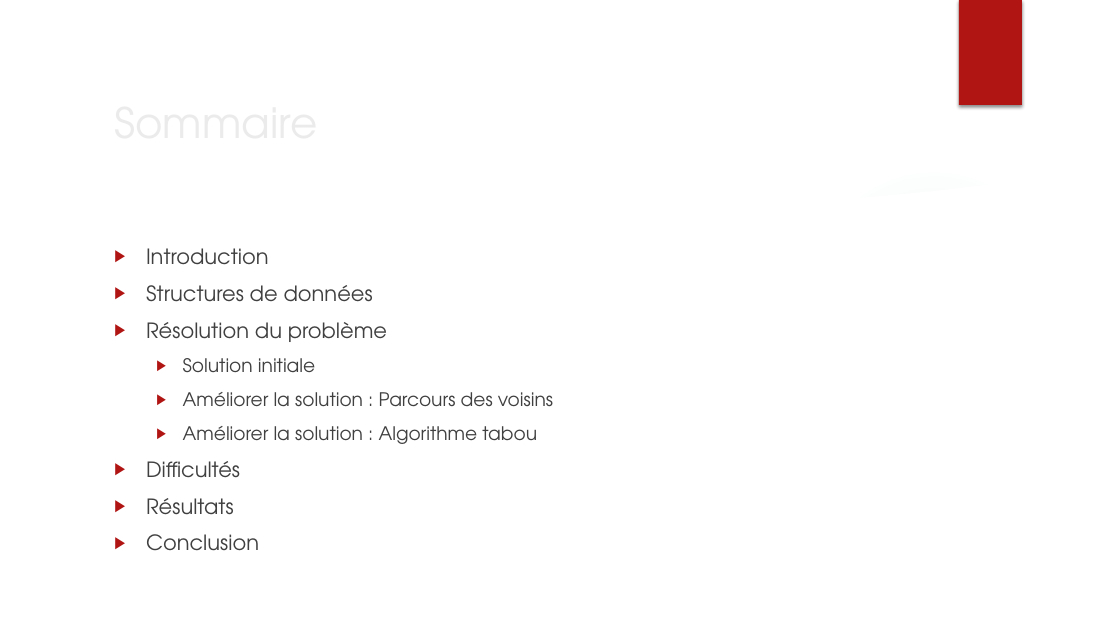
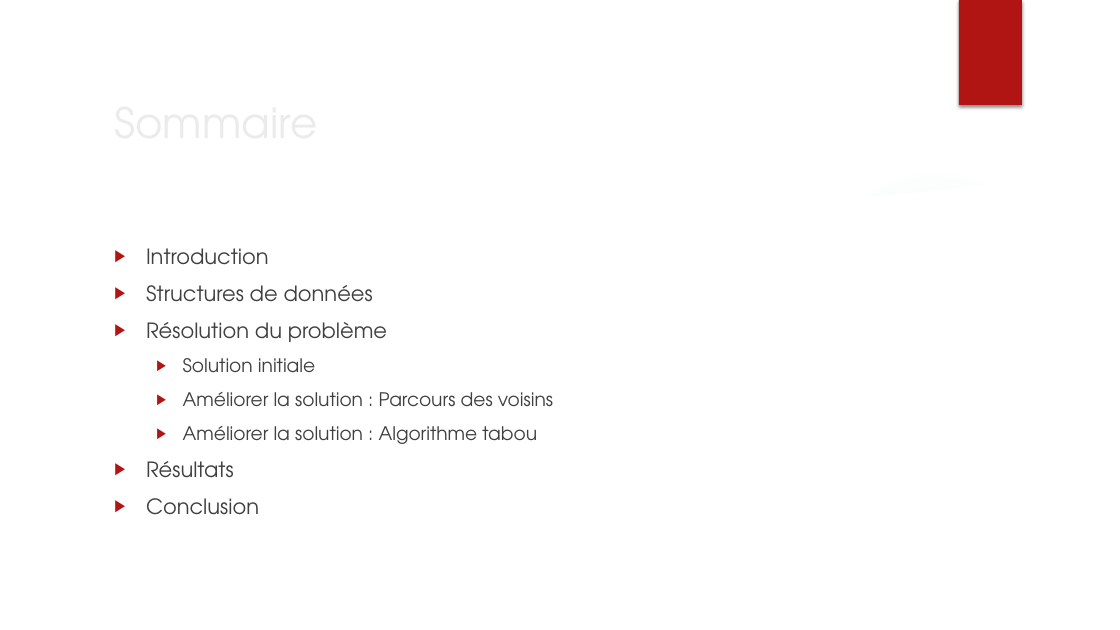
Before and after one commit to jordane-quincy/M2_MetaHeuristique, a slide deck: slide 2 of TP/Soutenance.pptx. Drawn at 1120x630 pixels with LibreOffice and Linux fonts; fonts in the diff are those of the drawing; background and template pictures are left out. Boxes give left, top, right and bottom in pixels: in the first picture for what was removed or moved away, otherwise in the second. Text is boxed around its words. In the diff, an @@ line names an element or a change of style, - is before the commit and + after.

```diff
--- a/TP/Soutenance.pptx
+++ b/TP/Soutenance.pptx
@@ text at [146,461,240,478]: paragraph removed @@
-▶ Difficultés
```
Also in this commit, not shown: 4 other slides changed, 2 slides added, 2 slides removed.
